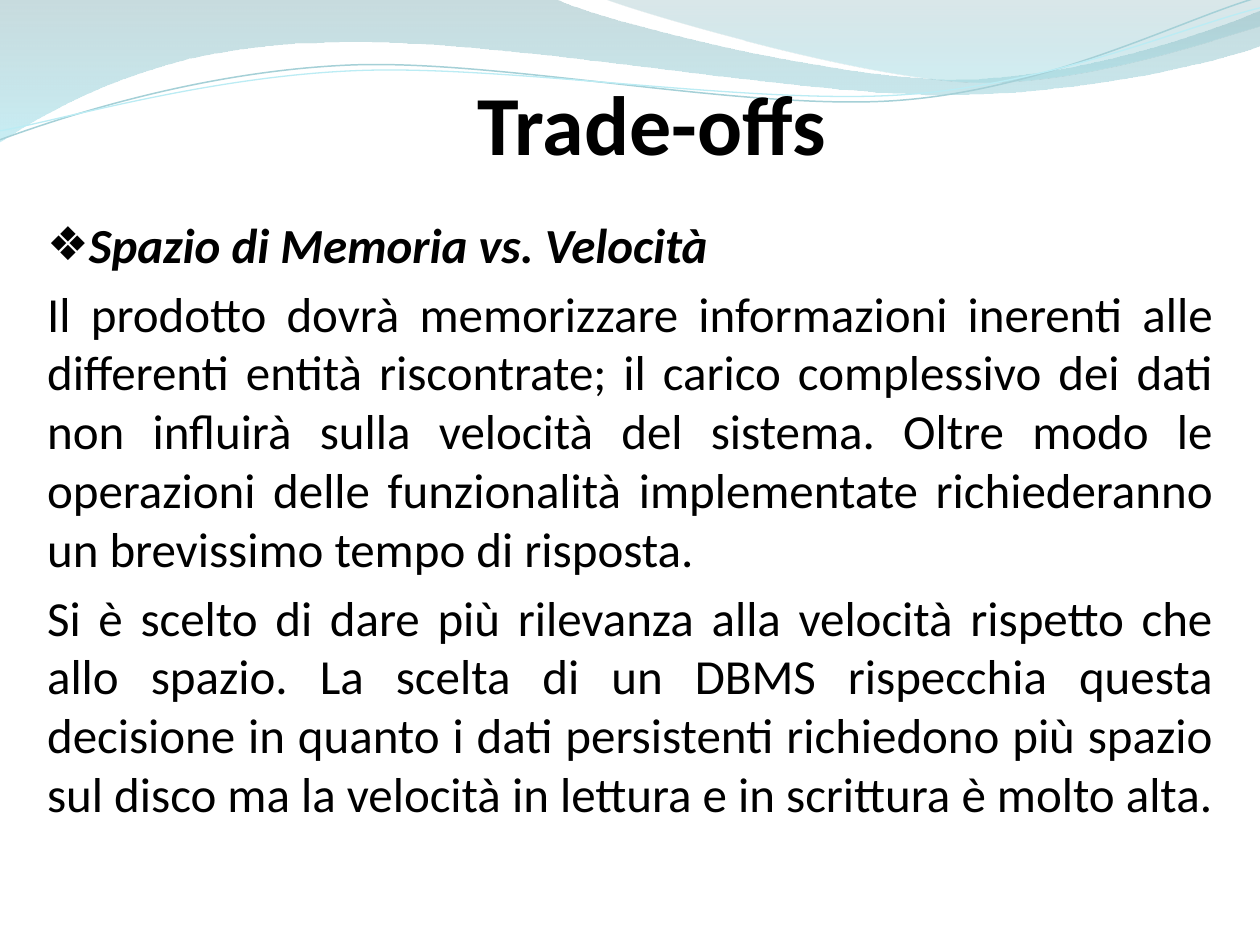
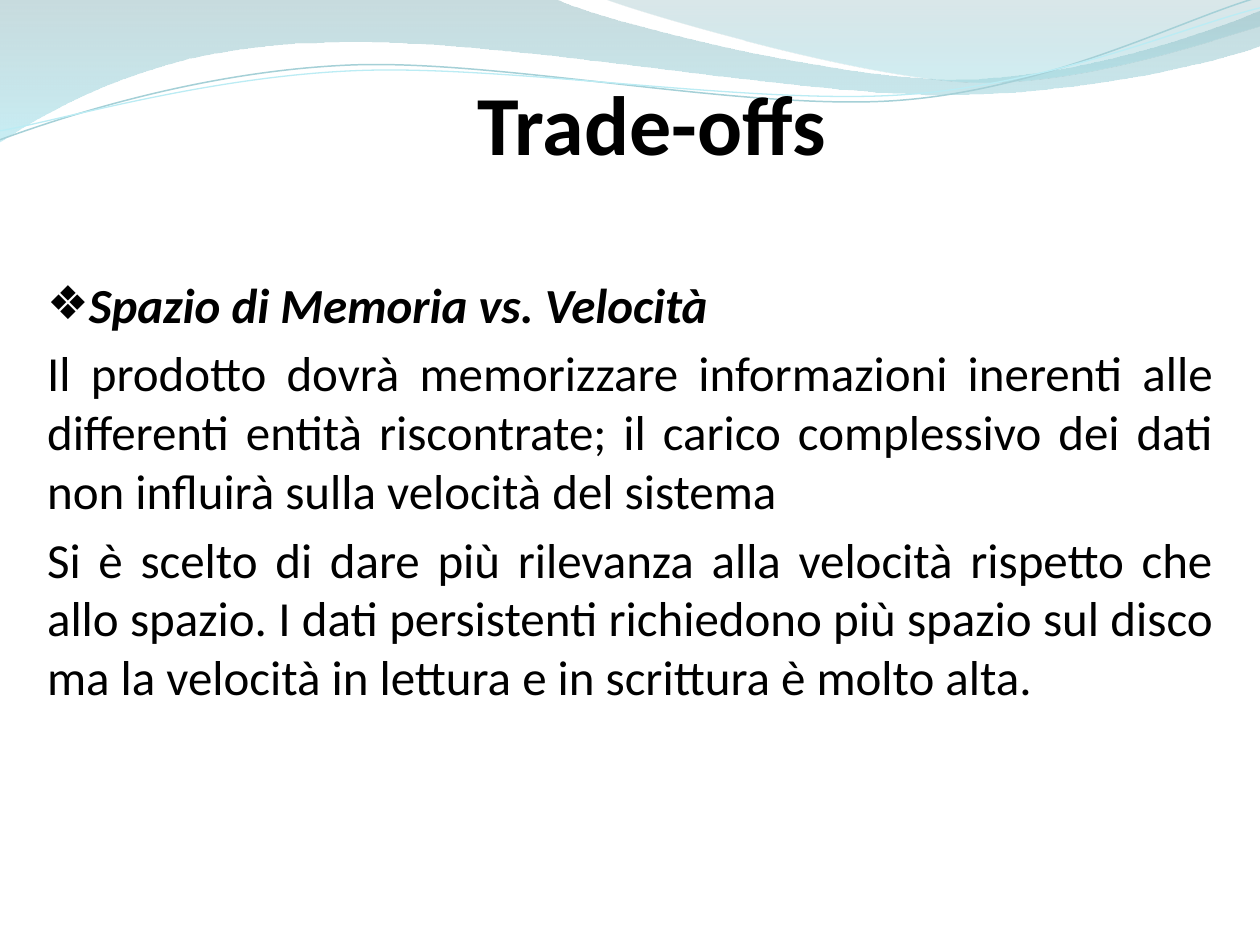
Before and after one commit to ammirate/at-silo, a slide deck: slide 13 of Presentazione/Atsilo1/Micco/Atsilo_A_Micco.pptx. Drawn at 1260x945 pixels with LibreOffice and Linux fonts; fonts in the diff are those of the drawing. Boxes give left, top, right and bottom in pixels: in the first picture for what was removed or moved away, otherwise in the second. Text is boxed around its words. In the diff, an @@ line names an element or a change of style, - is before the commit and + after.

```diff
--- a/Presentazione/Atsilo1/Micco/Atsilo_A_Micco.pptx
+++ b/Presentazione/Atsilo1/Micco/Atsilo_A_Micco.pptx
@@ text "Spazio di Memoria vs. Velocità": place and size @@
-text "Spazio di Memoria vs. Velocità" at [47, 228, 1213, 813]
+text "Spazio di Memoria vs. Velocità" at [47, 288, 1213, 696]
@@ text at [47, 357, 1213, 696]: text changed @@
-Il prodotto dovrà memorizzare informazioni inerenti alle differenti entità riscontrate; il carico complessivo dei dati non influirà sulla velocità del sistema. Oltre modo le operazioni delle funzionalità implementate richiederanno un brevissimo tempo di risposta.
-Si è scelto di dare più rilevanza alla velocità rispetto che allo spazio. La scelta di un DBMS rispecchia questa decisione in quanto i dati persistenti richiedono più spazio sul disco ma la velocità in lettura e in scrittura è molto alta.
+Il prodotto dovrà memorizzare informazioni inerenti alle differenti entità riscontrate; il carico complessivo dei dati non influirà sulla velocità del sistema
+Si è scelto di dare più rilevanza alla velocità rispetto che allo spazio. I dati persistenti richiedono più spazio sul disco ma la velocità in lettura e in scrittura è molto alta.
```
Also in this commit, not shown: 6 other slides changed.
